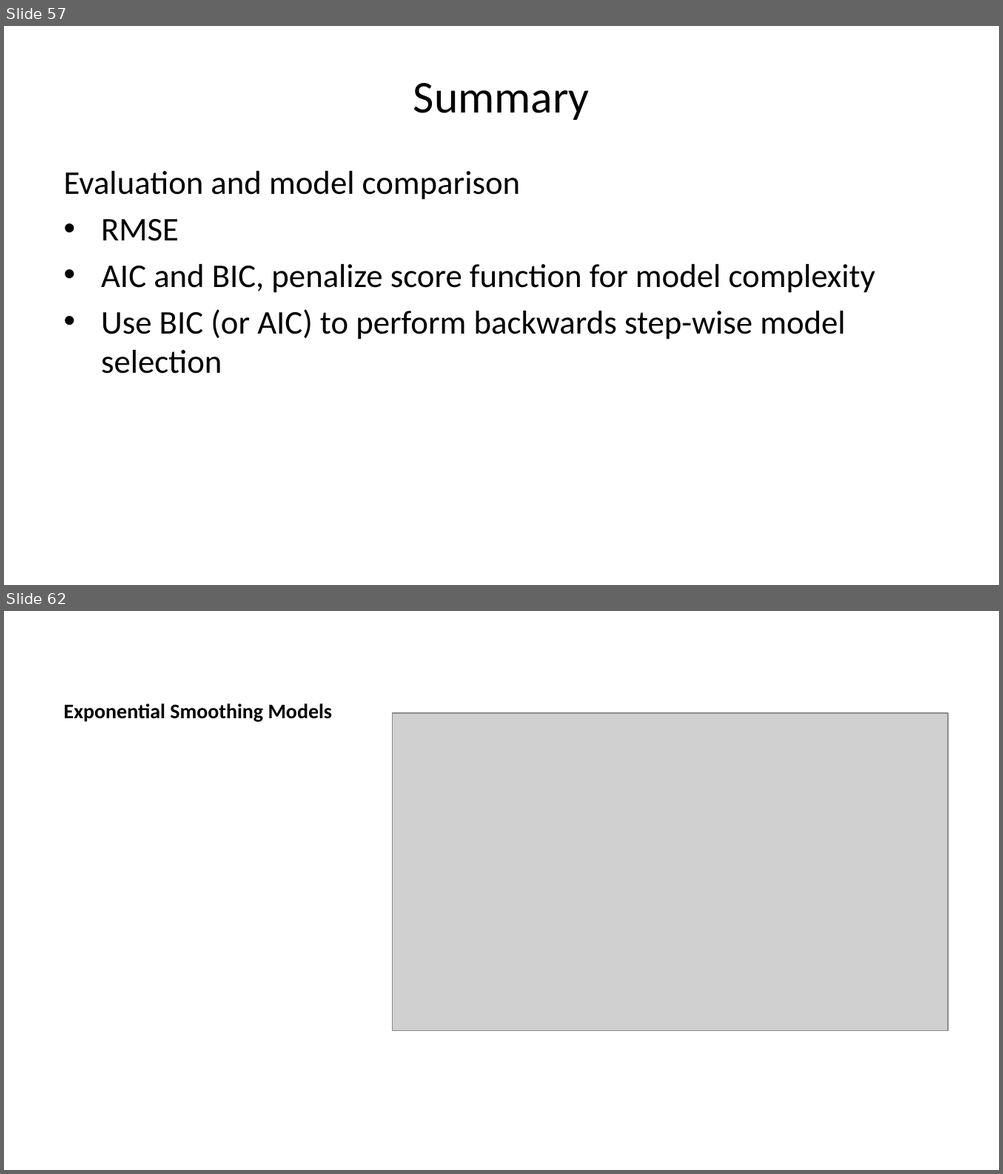
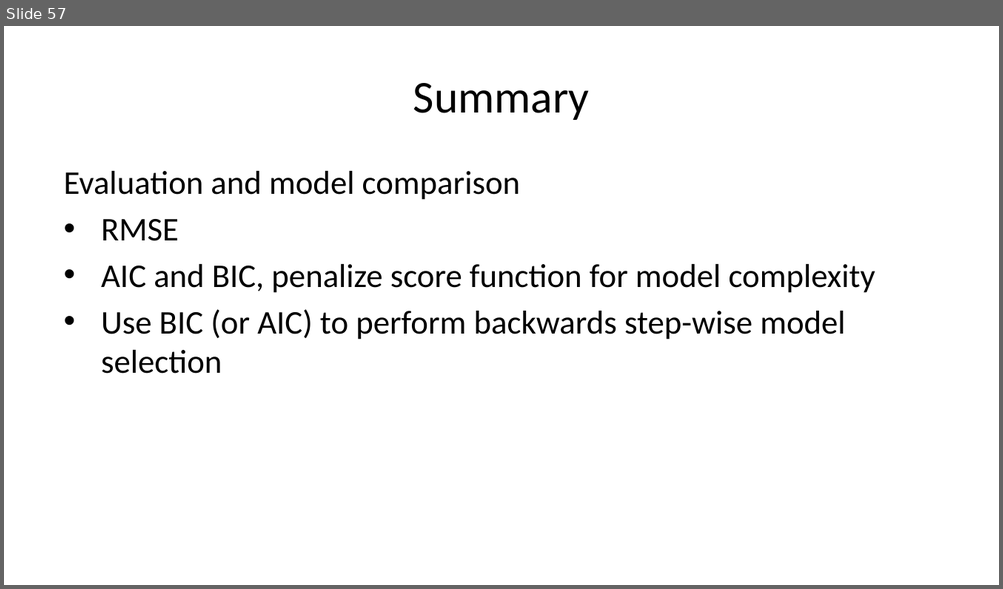
Before and after one commit to StephenElston/CSCI-E-83, a slide deck: LectureSlides/12_IntroductionToTimeSeriesForecasting.pptx. Shown one above the other, each under a label of ours: slides 57 and 62 before the commit, slide 57 after it; the slides between them are not shown. The pictures are 1003x1174 and 1003x589 pixels, drawn with LibreOffice and Linux fonts; fonts in the diff are those of the drawing; grey boxes stand for pictures. Boxes give left, top, right and bottom in pixels: in the first picture for what was removed or moved away, otherwise in the second. Text is boxed around its words. In the diff, an @@ line names an element or a change of style, - is before the commit and + after.

```diff
--- a/LectureSlides/12_IntroductionToTimeSeriesForecasting.pptx
+++ b/LectureSlides/12_IntroductionToTimeSeriesForecasting.pptx
@@ slide 62 removed at (x1=4, y1=611, x2=999, y2=1170), background #FFFFFF @@
@@ title removed at (x1=64, y1=703, x2=333, y2=722) @@
-Exponential Smoothing Models
@@ picture removed at (x1=392, y1=713, x2=947, y2=1031) @@
```
Also in this commit, not shown: 1 slide changed, 4 other slides removed.
